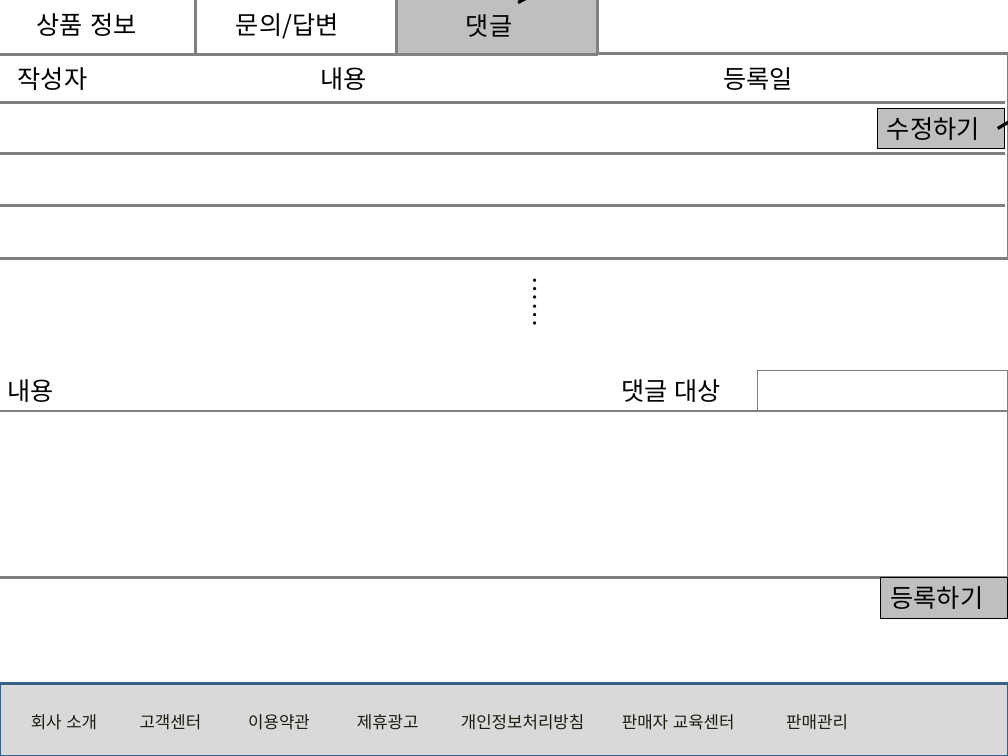
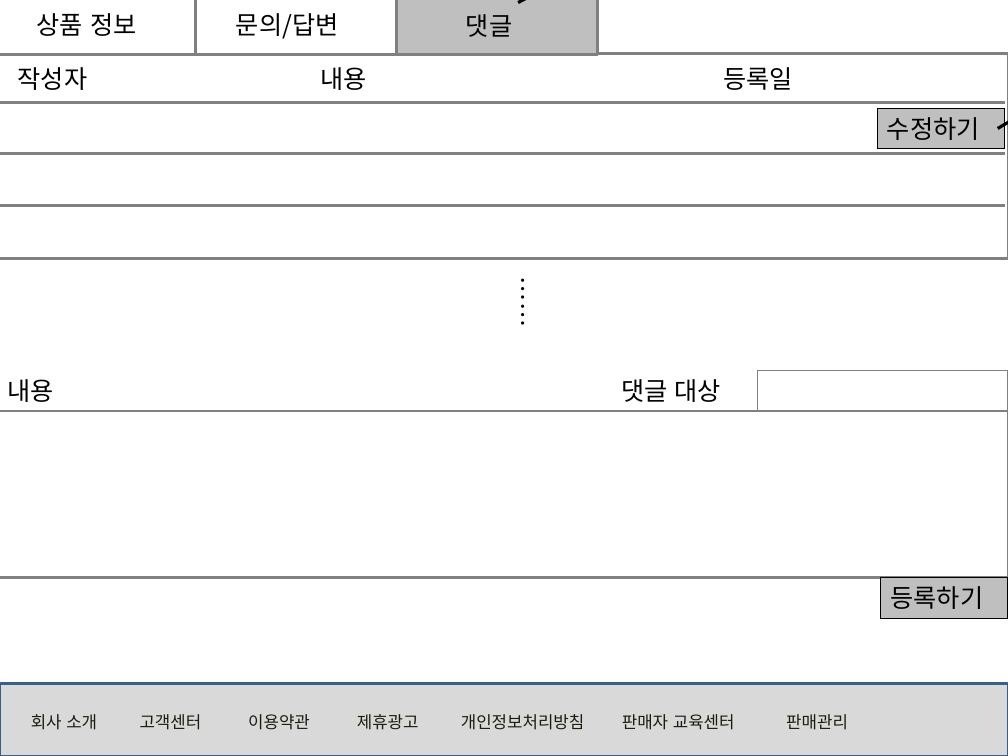
Before and after one commit to rosangels2/market, a slide deck: slide 14 of 포트폴리오/스토리보드/스토리보드.pptx. Drawn at 1008x756 pixels with LibreOffice and Linux fonts; fonts in the diff are those of the drawing. Boxes give left, top, right and bottom in pixels: in the first picture for what was removed or moved away, otherwise in the second. Text is boxed around its words. In the diff, an @@ line names an element or a change of style, - is before the commit and + after.

```diff
--- a/포트폴리오/스토리보드/스토리보드.pptx
+++ b/포트폴리오/스토리보드/스토리보드.pptx
@@ text "……": place and size @@
-text "……" at (505,267,555,351)
+text "……" at (493,267,543,351)
```
Also in this commit, not shown: 2 other slides changed, 1 slide added, 8 other files.
